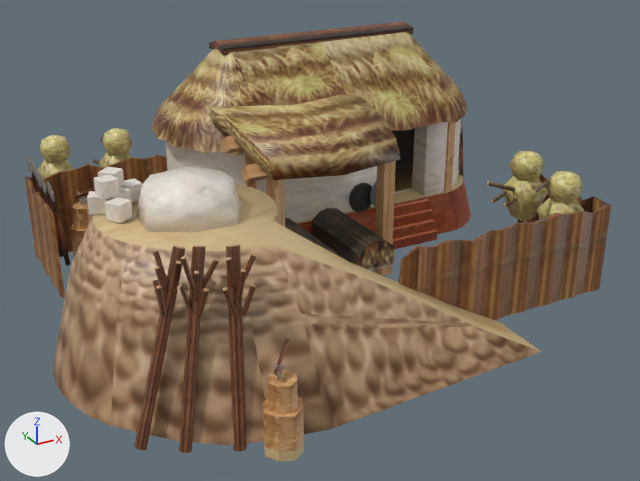
What one commit did to the COLLADA model art/meshes/structural/maya_protoclassic/forge_1.dae.
The view is the same before and after, from a 50 mm lens placed at (-17.4, -28.3, 14.1), pointed at (-2.9, -1.7, 0.8). The lights are fixed; the arrows at lower left show +X, +Y and +Z. Where no turn or scale is listed for an object, it has been applied to the vertices.

In view in the first picture: 'forja_1'.
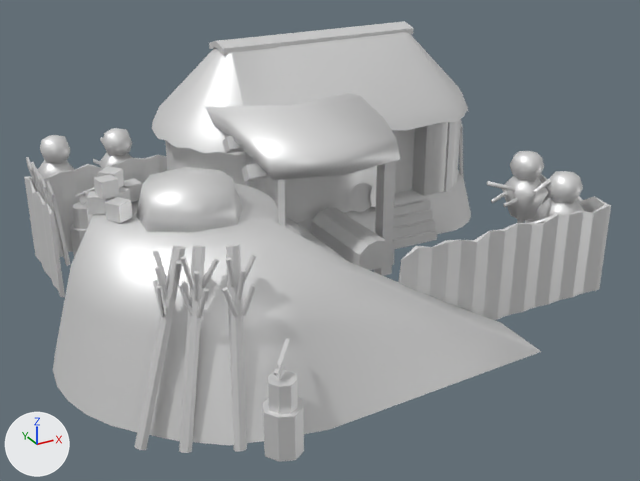
The newer file is also turned or shifted as a whole; pictures and numbers use the older file's frame.

The change, as a diff of the scene's bpy script:
```diff
--- a/art/meshes/structural/maya_protoclassic/forge_1.dae.py
+++ b/art/meshes/structural/maya_protoclassic/forge_1.dae.py
@@ mat_texturas_mayas__finalizadas_003_001 @@
+mat_texturas_mayas__finalizadas_003_001 = principled_material('texturas_mayas__finalizadas_003.001')
+mat_texturas_mayas__finalizadas_003_001.base_color = (0.8, 0.8, 0.8)  # white #e7e7e7
+mat_texturas_mayas__finalizadas_003_001.metallic = 0.5
@@ me_cilindro_262 @@
 me_cilindro_262.from_pydata(...)  # 2366 vertices, 3455 faces; spans x -13.4..6.9, y -10.8..10.2, z -1.3..7.2
-me_cilindro_262.materials.append(mat_texturas_mayas__finalizadas_003)  # picture img_maya_protoclassic_struct_png
+me_cilindro_262.materials.append(mat_texturas_mayas__finalizadas_003_001)  # white #e7e7e7
```

Pixel boxes (x1, y1, x2, y2) of what changed, in the pictures (640 x 481 px):
'forja_1', recoloured (brown to grey)
    both: (24, 21, 611, 461)
